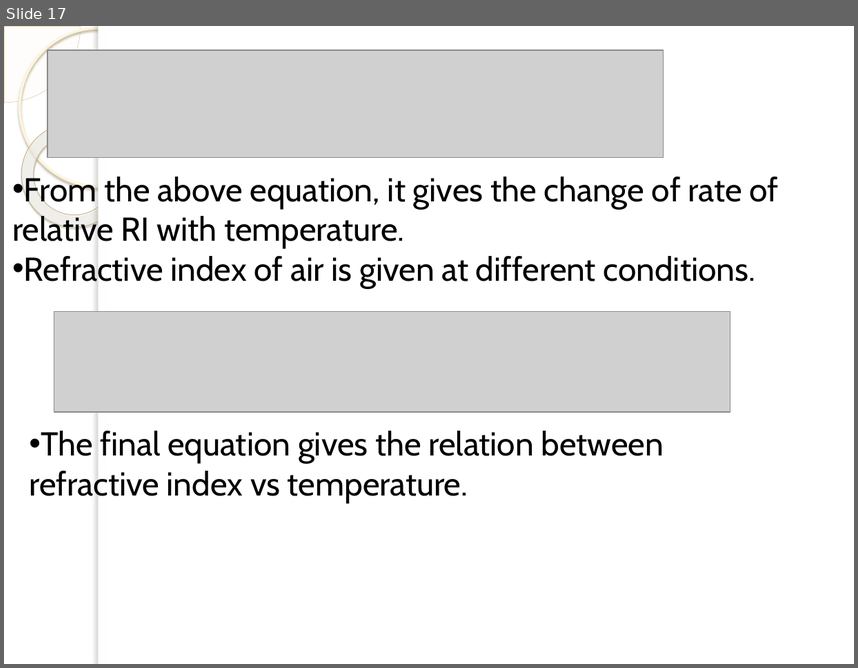
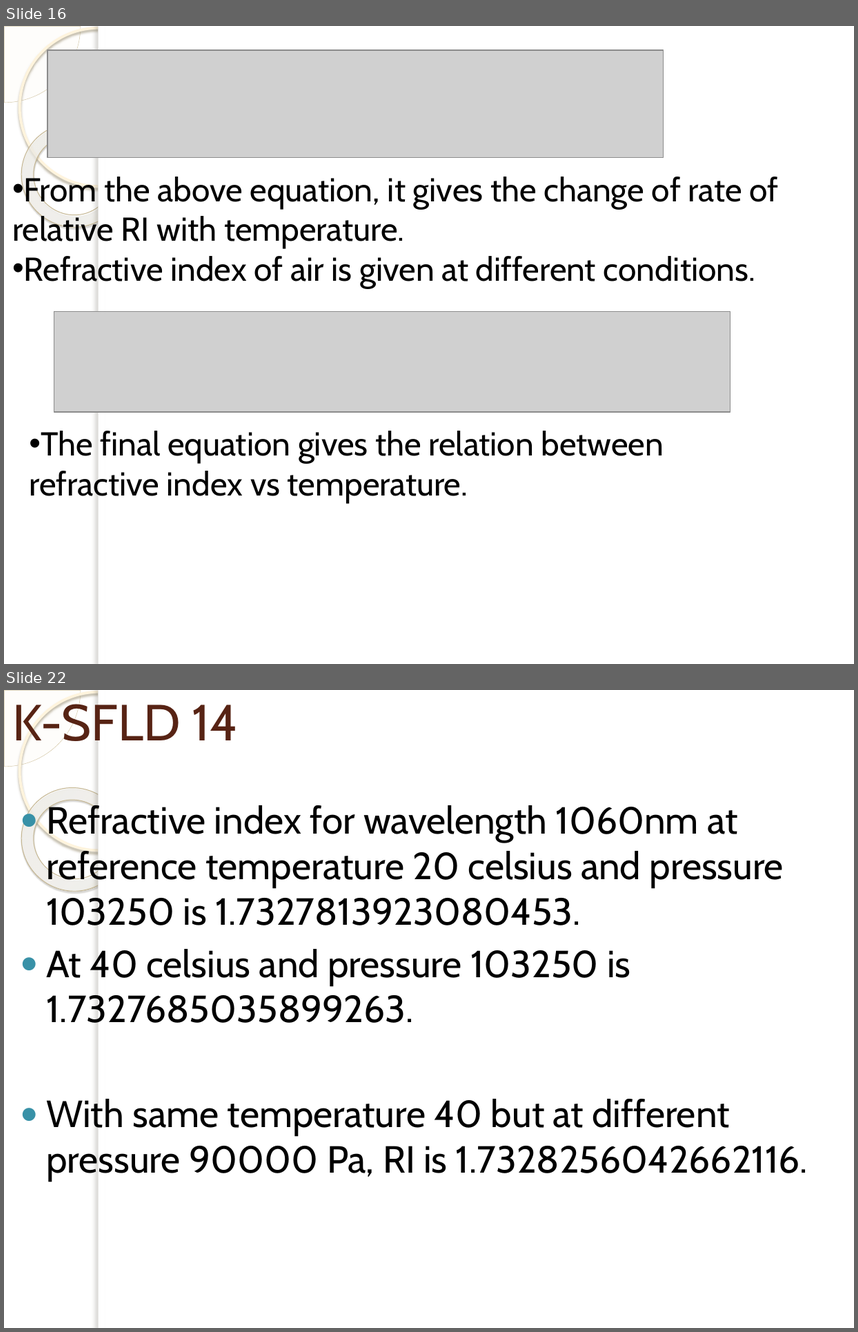
Before and after one commit to rid181198/optical-properties, a slide deck: Optical analysis of different glass types.pptx. Shown one above the other, each under a label of ours: slide 17 before the commit, slides 16 and 22 after it; the slides between them are not shown. The pictures are 858x668 and 858x1332 pixels, drawn with LibreOffice and Linux fonts; fonts in the diff are those of the drawing; grey boxes stand for pictures; background and template pictures are left out. Boxes give left, top, right and bottom in pixels: in the first picture for what was removed or moved away, otherwise in the second. Text is boxed around its words. In the diff, an @@ line names an element or a change of style, - is before the commit and + after.

Commit message:
Made final aberration file for different models

```diff
--- a/Optical analysis of different glass types.pptx
+++ b/Optical analysis of different glass types.pptx
@@ slide 22 added at <box>4,690,854,1328</box>, background picture (left out); not listed: 5 template elements that a slide beside it also shows @@
@@ title added at <box>12,698,238,752</box>, 43 pt, text #572314 @@
+K-SFLD 14
@@ text added at <box>46,802,808,1181</box>, 32 pt, text #000000 @@
+● Refractive index for wavelength 1060nm at reference temperature 20 celsius and pressure 103250 is 1.7327813923080453.
+● At 40 celsius and pressure 103250 is 1.7327685035899263.
+● With same temperature 40 but at different pressure 90000 Pa, RI is 1.7328256042662116.
@@ what was slide 17 is now slide 16 @@
```
Also in this commit, not shown: 11 slides changed, 5 other slides added, 1 slide removed, 6 other files.
